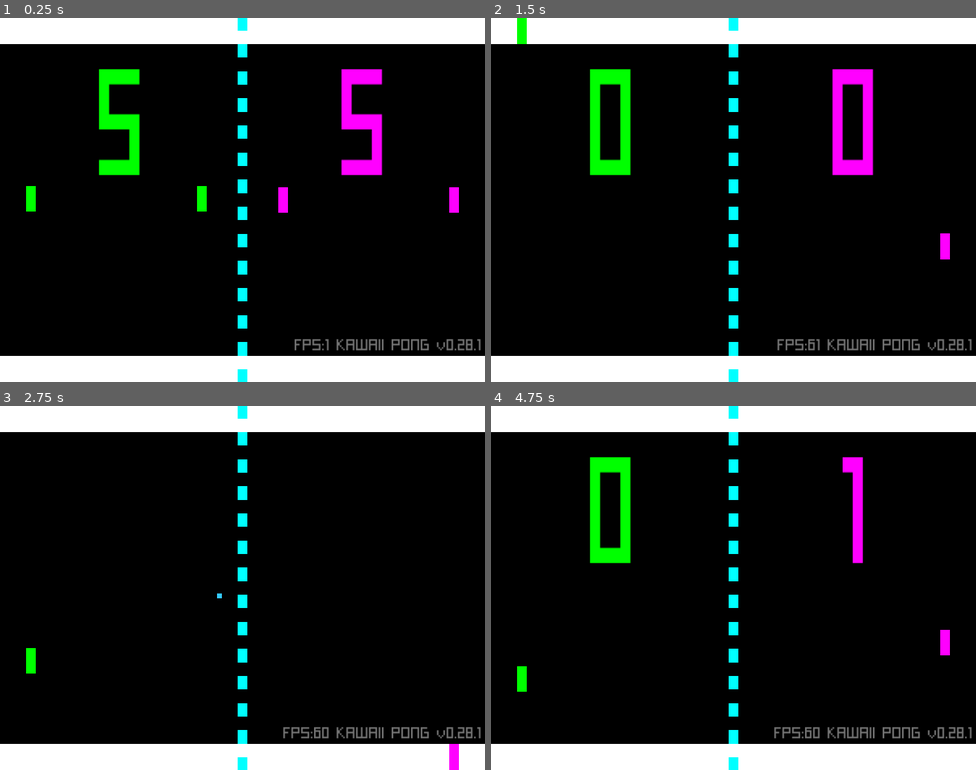
Above: before the commit, frames 1-4 (two rows, left to right).
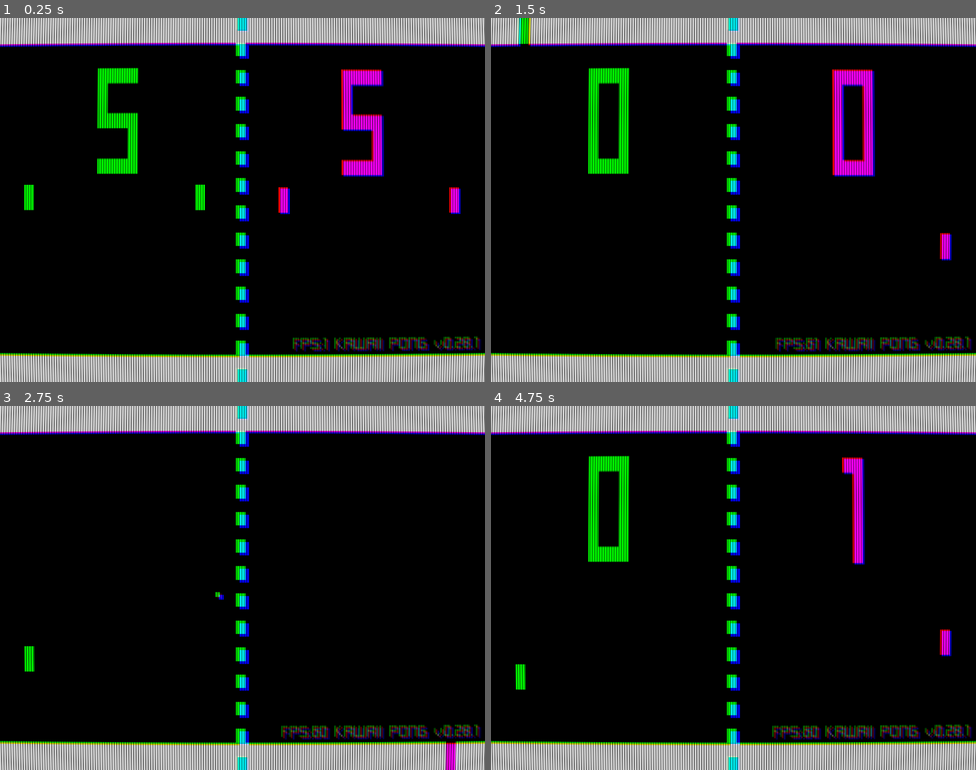
Above: after the commit, the same moments.

Repository: joshuafolkken/pong
Game: Godot game, scene res://scenes/main.tscn
The game is run twice, just before and just after one commit, with the same random seed, the same clock (stepped at 60 frames per second) and the same inputs. Sound files missing from this copy of the repository are replaced by a short silence.
Inputs (mouse positions are in pixels of both pictures, inside the frame that each line leads up to):
- Up to frame 1 (0.25 s): no input
- Up to frame 2 (1.5 s): click (733, 32) at 0.5 s; tap Enter (game_start) at 1.25 s; move the mouse to (840, 181) at 1.27 s; hold Down (right_move_down) from 1.28 s (still down); hold Space (game_mode) from 1.28 s (still down); click (840, 181) at 1.42 s
- Up to frame 3 (2.75 s): release Down (right_move_down) at 2 s; release Space (game_mode) at 2 s; drag from (145, 606) to (218, 660) at 2.02 s
- Up to frame 4 (4.75 s): move the mouse to (782, 507) at 2.77 s; hold Down (right_move_down) 2.78-3.5 s; hold Space (game_mode) 2.78-3.5 s; drag from (709, 660) to (588, 533) at 3.52 s; move the mouse to (879, 642) at 4.27 s; hold Z (left_move_down) from 4.28 s (still down); hold Space (game_mode) from 4.28 s (still down)

The runs differ from the first frame. In frame 1, 21% of the frame differs, in the area x 0-100%, y 0-100%; in frame 2, 21%; in frame 3, 18%; in frame 4, 20%.

Commit message:
Scanlines #102

Diff:
--- a/project.godot
+++ b/project.godot
@@ -28,7 +28,6 @@
 
 window/size/viewport_width=1200
 window/size/viewport_height=900
-window/size/mode=3
 window/stretch/mode="canvas_items"
 window/dpi/allow_hidpi=false
 window/handheld/orientation=1
--- a/scenes/main.tscn
+++ b/scenes/main.tscn
@@ -1,7 +1,6 @@
 [gd_scene load_steps=15 format=3 uid="uid://dju4h517kj54d"]
 
 [ext_resource type="PackedScene" uid="uid://bsp0128sfi5lg" path="res://scenes/wall.tscn" id="1_e8wku"]
-[ext_resource type="Shader" path="res://shader/new_shader.gdshader" id="1_x0psg"]
 [ext_resource type="Script" path="res://scripts/main.gd" id="2_8w4nk"]
 [ext_resource type="PackedScene" uid="uid://csloe4yhdd1c" path="res://scenes/goal.tscn" id="2_466c4"]
 [ext_resource type="Script" path="res://scripts/center_line.gd" id="3_sr750"]
@@ -13,9 +12,11 @@
 [ext_resource type="Script" path="res://scripts/beep.gd" id="10_leidq"]
 [ext_resource type="Script" path="res://scripts/control.gd" id="12_hcal6"]
 [ext_resource type="FontFile" uid="uid://bg543oqf4lsio" path="res://assets/fonts/Miniline2-GmZ.ttf" id="12_xkr0k"]
+[ext_resource type="Shader" path="res://shader/new_shader.gdshader" id="14_pnl81"]
 
 [sub_resource type="ShaderMaterial" id="ShaderMaterial_awcsm"]
-shader = ExtResource("1_x0psg")
+shader = ExtResource("14_pnl81")
+shader_parameter/scanline_count = 200.0
 
 [node name="Main" type="Node2D"]
 script = ExtResource("2_8w4nk")
@@ -112,11 +113,9 @@
 horizontal_alignment = 2
 
 [node name="CanvasLayer" type="CanvasLayer" parent="."]
-visible = false
 
 [node name="ColorRect" type="ColorRect" parent="CanvasLayer"]
 material = SubResource("ShaderMaterial_awcsm")
 custom_minimum_size = Vector2(2.08165e-12, 2.08165e-12)
 offset_right = 1200.0
 offset_bottom = 900.0
-color = Color(1, 1, 1, 0)
--- a/scenes/wall.tscn
+++ b/scenes/wall.tscn
@@ -9,6 +9,7 @@
 [node name="ColorRect" type="ColorRect" parent="."]
 offset_right = 1200.0
 offset_bottom = 64.0
+color = Color(0.864675, 0.864675, 0.864675, 1)
 
 [node name="CollisionShape2D" type="CollisionShape2D" parent="."]
 position = Vector2(0, 64)
--- a/shader/new_shader.gdshader
+++ b/shader/new_shader.gdshader
@@ -1,12 +1,36 @@
+//---CRT Shader---
 shader_type canvas_item;
 
-void fragment() {
-    float line_height = 2.0; // 2ピクセルごとにラインを作成
-    bool is_even = mod(FRAGCOORD.x, line_height * 2.0) >= line_height;
+uniform sampler2D screen_texture : hint_screen_texture, repeat_disable, filter_nearest;
+uniform float scanline_count : hint_range(0, 1800) = 200.0;
 
-    if (is_even) {
-        //COLOR = texture(TEXTURE, UV);
-    } else {
-        COLOR = vec4(0.0, 0.0, 0.0, 1.0); // 黒い線
-    }
+vec2 uv_curve(vec2 uv)
+{
+	uv = (uv - 0.5) * 2.0;
+
+	//You can modify the numbers and try different values
+	uv.x *= 1.0 + pow(abs(uv.y) / 10.0, 2.0);
+	uv.y *= 1.0 + pow(abs(uv.x) / 10.0, 2.0);
+
+	//The scale part (you can delete it when you want)
+	uv /= 1.0;
+
+	uv = (uv/2.0) + 0.5;
+	return uv;
 }
+
+
+void fragment()
+{
+	//You can modify the *3.0, *-3.0 for a bigger or smaller
+	float r = texture(screen_texture, uv_curve(SCREEN_UV) + vec2(SCREEN_PIXEL_SIZE.x*0.0), 0.0).r;
+	float g = texture(screen_texture, uv_curve(SCREEN_UV) + vec2(SCREEN_PIXEL_SIZE.x*3.0), 0.0).g;
+	float b = texture(screen_texture, uv_curve(SCREEN_UV) + vec2(SCREEN_PIXEL_SIZE.x*-3.0), 0.0).b;
+
+	//If you dont want scanlines you can just delete this part
+	float s = sin(uv_curve(SCREEN_UV).x * scanline_count * PI * 2.0);
+	s = (s * 0.6 + 0.5) * 0.9 + 0.1;
+	vec4 scan_line = vec4(vec3(pow(s, 0.25)), 1.0);
+
+	COLOR = vec4(r, g, b, 1.0) * scan_line;
+}
Not shown, changed: web/index.html
Not shown, changed: web/index.pck
Not shown, changed: web/index.service.worker.js
